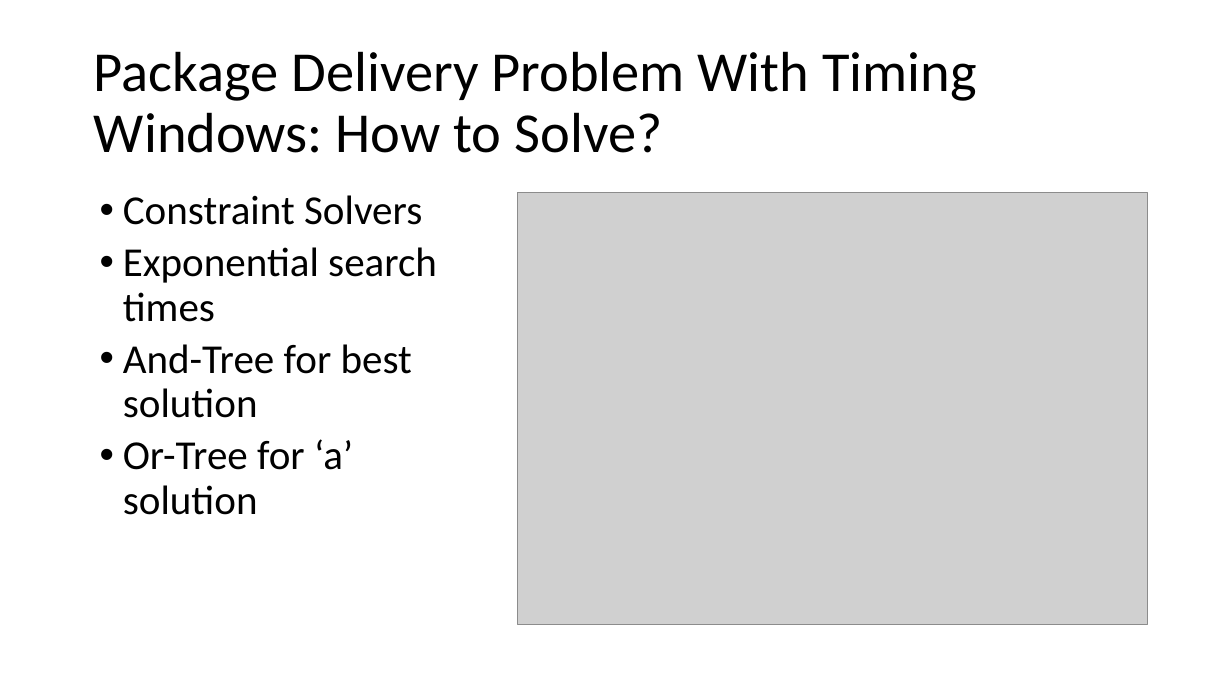
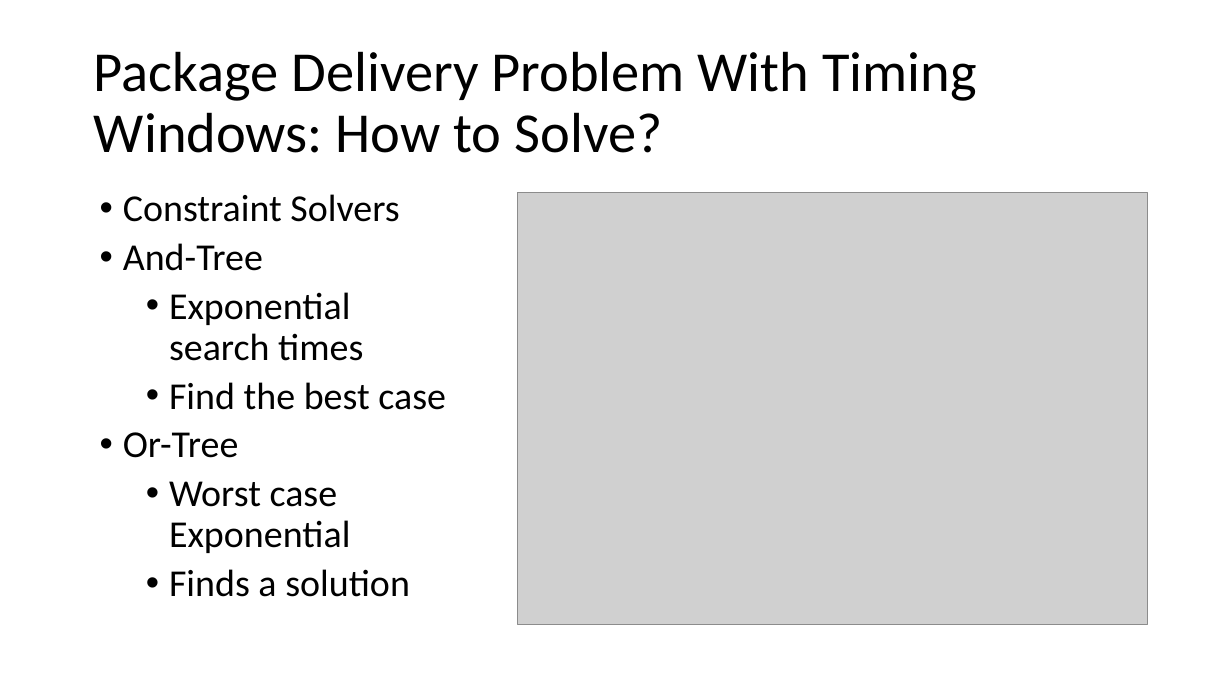
Before and after one commit to pjebear/InvasionSolver, a slide deck: slide 11 of PresentationImages/503Presentation.pptx (slide 10 before the commit). Drawn at 1232x693 pixels with LibreOffice and Linux fonts; fonts in the diff are those of the drawing; grey boxes stand for pictures. Boxes give left, top, right and bottom in pixels: in the first picture for what was removed or moved away, otherwise in the second. Text is boxed around its words. In the diff, an @@ line names an element or a change of style, - is before the commit and + after.

```diff
--- a/PresentationImages/503Presentation.pptx
+++ b/PresentationImages/503Presentation.pptx
@@ text at [123,194,399,361]: size 32 to 29.6 pt in "Constraint Solvers", "Exponential search times"; list level 1 to 2 in "Exponential search times" @@
@@ text at [123,243,263,271]: paragraph added @@
+• And-Tree
@@ text at [123,382,446,597]: text changed; size 32 to 29.6 pt @@
-• And-Tree for best solution
-• Or-Tree for ‘a’ solution
+  • Find the best case
+• Or-Tree
+  • Worst case Exponential
+  • Finds a solution
```
Also in this commit, not shown: 2 other slides changed, 1 slide added.
